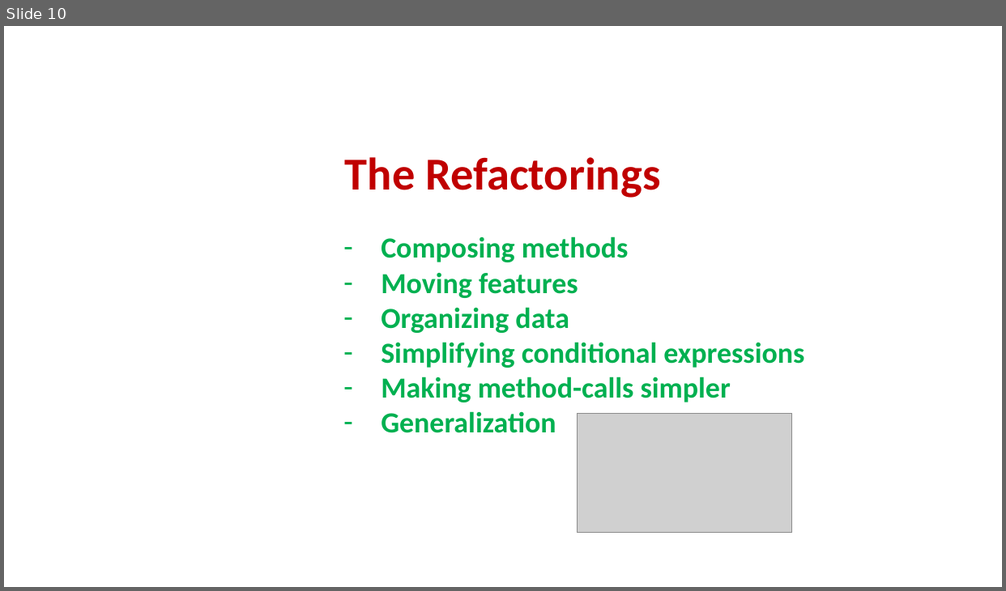
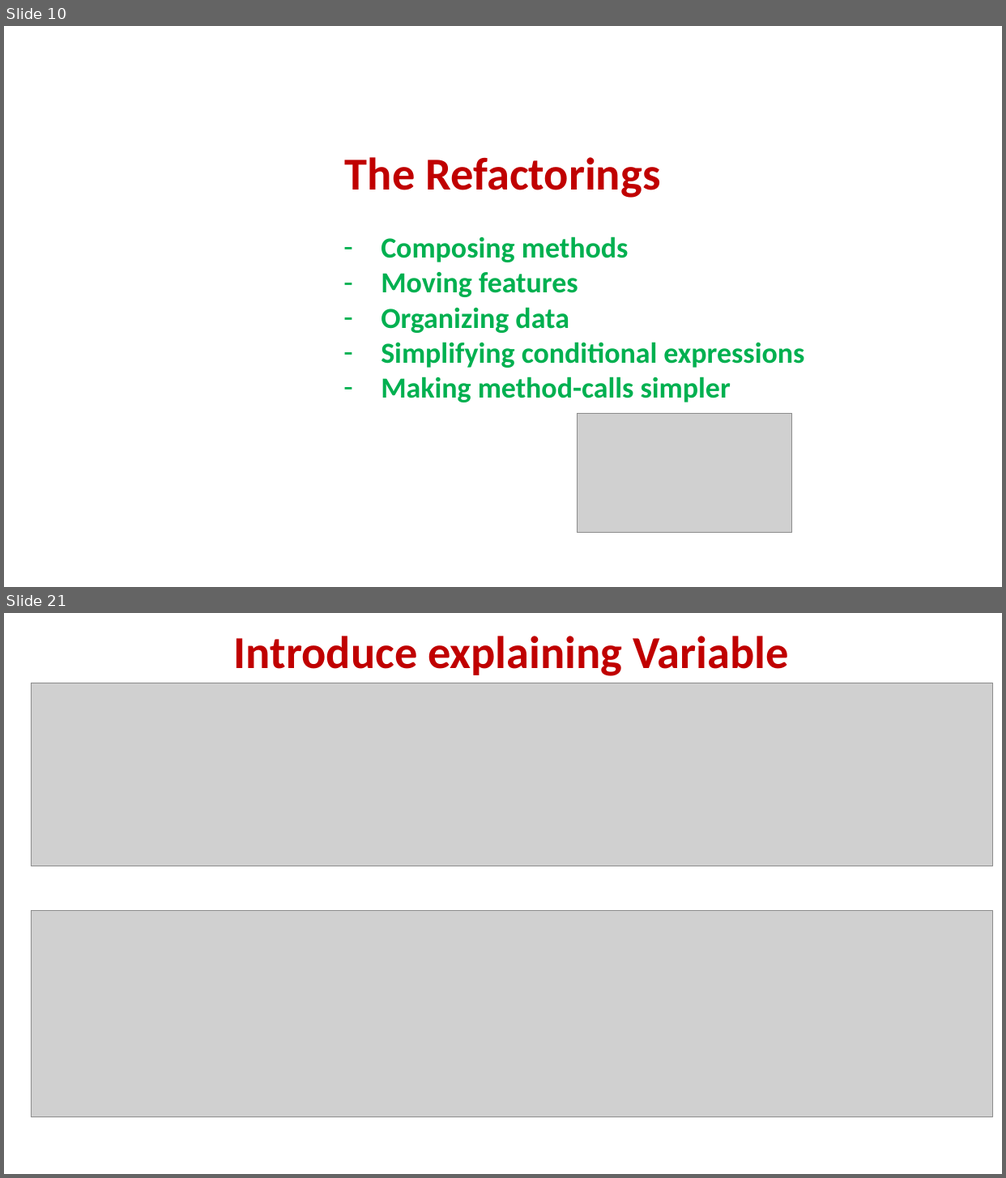
Before and after one commit to stevenschwenke/SoftwareEngineeringCourse, a slide deck: 06_refactoring/refactoring_slides.pptx. Shown one above the other, each under a label of ours: slide 10 before the commit, slides 10 and 21 after it; the slides between them are not shown. The pictures are 1006x591 and 1006x1178 pixels, drawn with LibreOffice and Linux fonts; fonts in the diff are those of the drawing; grey boxes stand for pictures. Boxes give left, top, right and bottom in pixels: in the first picture for what was removed or moved away, otherwise in the second. Text is boxed around its words. In the diff, an @@ line names an element or a change of style, - is before the commit and + after.

```diff
--- a/06_refactoring/refactoring_slides.pptx
+++ b/06_refactoring/refactoring_slides.pptx
@@ slide 21 added at box(4, 613, 1002, 1174), background #FFFFFF @@
@@ text added at box(234, 636, 788, 676), 44 pt, text #C00000, bold @@
+Introduce explaining Variable
@@ picture added at box(31, 683, 993, 866) @@
@@ picture added at box(31, 911, 993, 1117) @@
@@ slide 10 changed as well @@
@@ text at box(381, 412, 556, 433): paragraph removed @@
-– Generalization
```
Also in this commit, not shown: 2 other slides changed, 32 other slides added.
